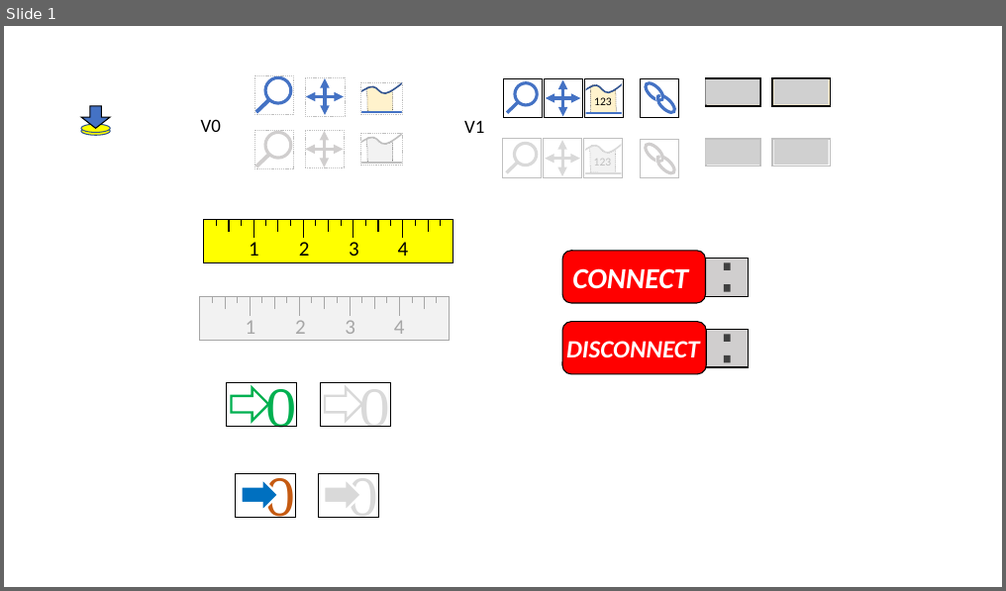
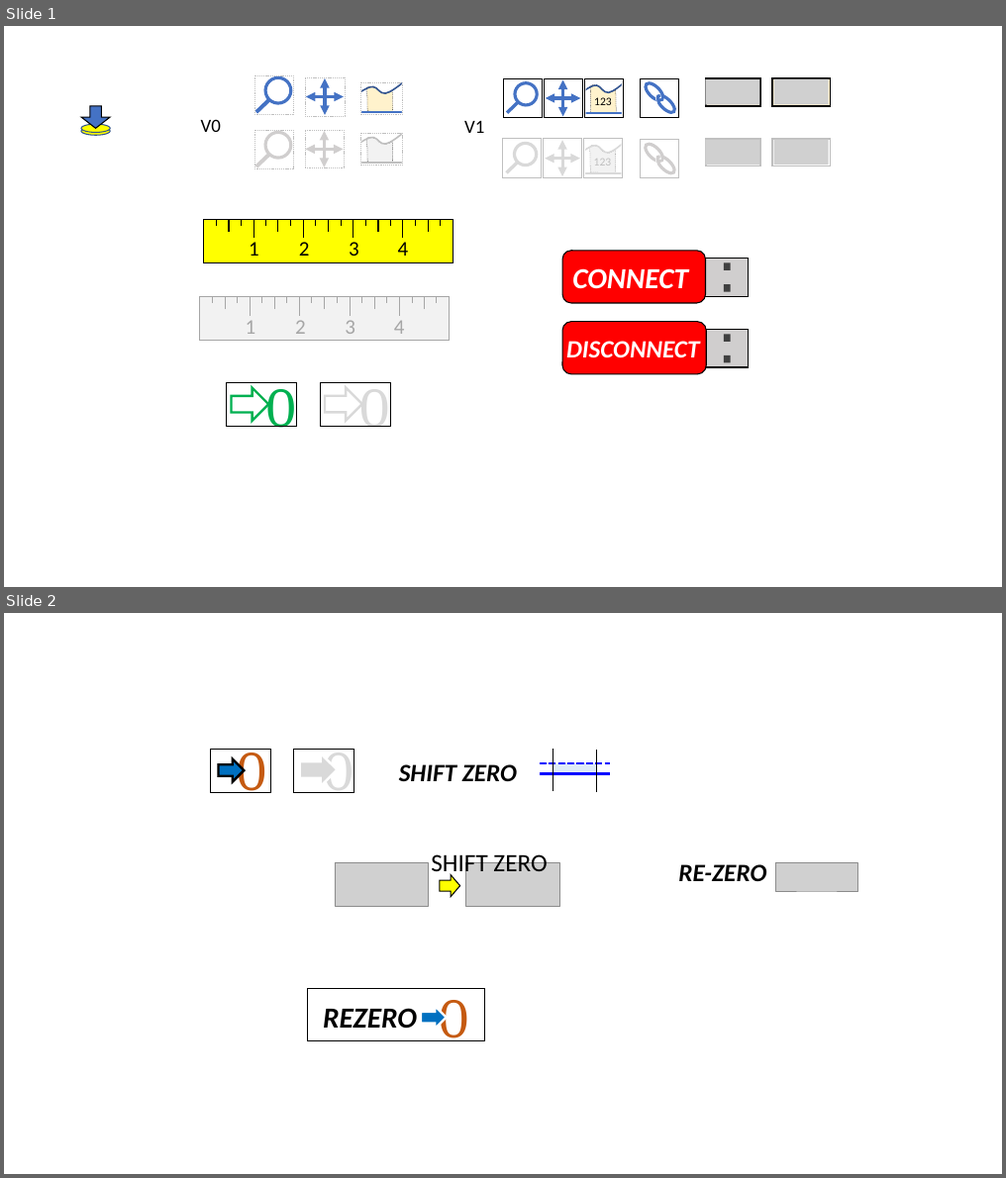
Before and after one commit to matsselen/IOLabWeb, a slide deck: images/IOLabWebImages.pptx. Shown one above the other, each under a label of ours: slide 1 before the commit, slides 1 and 2 after it. The pictures are 1006x591 and 1006x1178 pixels, drawn with LibreOffice and Linux fonts; fonts in the diff are those of the drawing; grey boxes stand for pictures. Boxes give left, top, right and bottom in pixels: in the first picture for what was removed or moved away, otherwise in the second. Text is boxed around its words. In the diff, an @@ line names an element or a change of style, - is before the commit and + after.

```diff
--- a/images/IOLabWebImages.pptx
+++ b/images/IOLabWebImages.pptx
@@ slide 2 added at (4,613,1002,1174), background #FFFFFF @@
@@ rectangle added at (211,749,271,792), outline #000000 0.75 pt @@
@@ right arrow added at (218,759,244,782), fill #0070C0, outline #000000 2.25 pt @@
@@ text added at (237,749,265,793), 54 pt, text #C55A11 @@
+0
@@ rectangle added at (294,749,354,792), outline #000000 0.75 pt @@
@@ right arrow added at (300,754,338,786), fill #D9D9D9, outline #FFFFFF 2.25 pt @@
@@ text added at (324,749,352,793), 54 pt, text #D9D9D9 @@
+0
@@ line added from (552, 791) to (552, 749), #000000 1 pt @@
@@ line added from (596, 792) to (596, 750), #000000 1 pt @@
@@ text added at (399,764,517,781), 24 pt, text #000000, bold, italic @@
+SHIFT ZERO
@@ line added from (540, 763) to (611, 763), #0000FF 2.25 pt dashed @@
@@ line added from (540, 774) to (611, 774), #0000FF 2.25 pt @@
@@ rectangle added at (552,763,596,774), fill #DEEBF7 @@
@@ picture added at (335,862,429,906) @@
@@ text added at (431,852,547,878), 24 pt, text #000000 @@
+SHIFT ZERO
@@ right arrow added at (440,875,460,897), fill #FFFF00, outline #000000 1 pt @@
@@ picture added at (466,862,560,906) @@
@@ text added at (678,864,766,881), 24 pt, text #000000, bold, italic @@
+RE-ZERO
@@ picture added at (776,862,857,891) @@
@@ rectangle added at (307,989,484,1041), outline #000000 0.75 pt @@
@@ text added at (440,988,468,1042), 54 pt, text #C55A11 @@
+0
@@ text added at (323,1008,417,1029), 28 pt, text #000000, bold, italic @@
+REZERO
@@ right arrow added at (421,1006,447,1029), fill #0070C0, outline #FFFFFF 2.25 pt @@
@@ slide 1 changed as well @@
@@ rectangle removed at (235,474,295,518) @@
@@ right arrow removed at (242,478,279,512) @@
@@ text removed at (265,473,294,518) @@
-0
@@ rectangle removed at (318,474,378,518) @@
@@ right arrow removed at (325,478,361,512) @@
@@ text removed at (349,473,377,518) @@
-0
```
Also in this commit, not shown: 4 other files.
